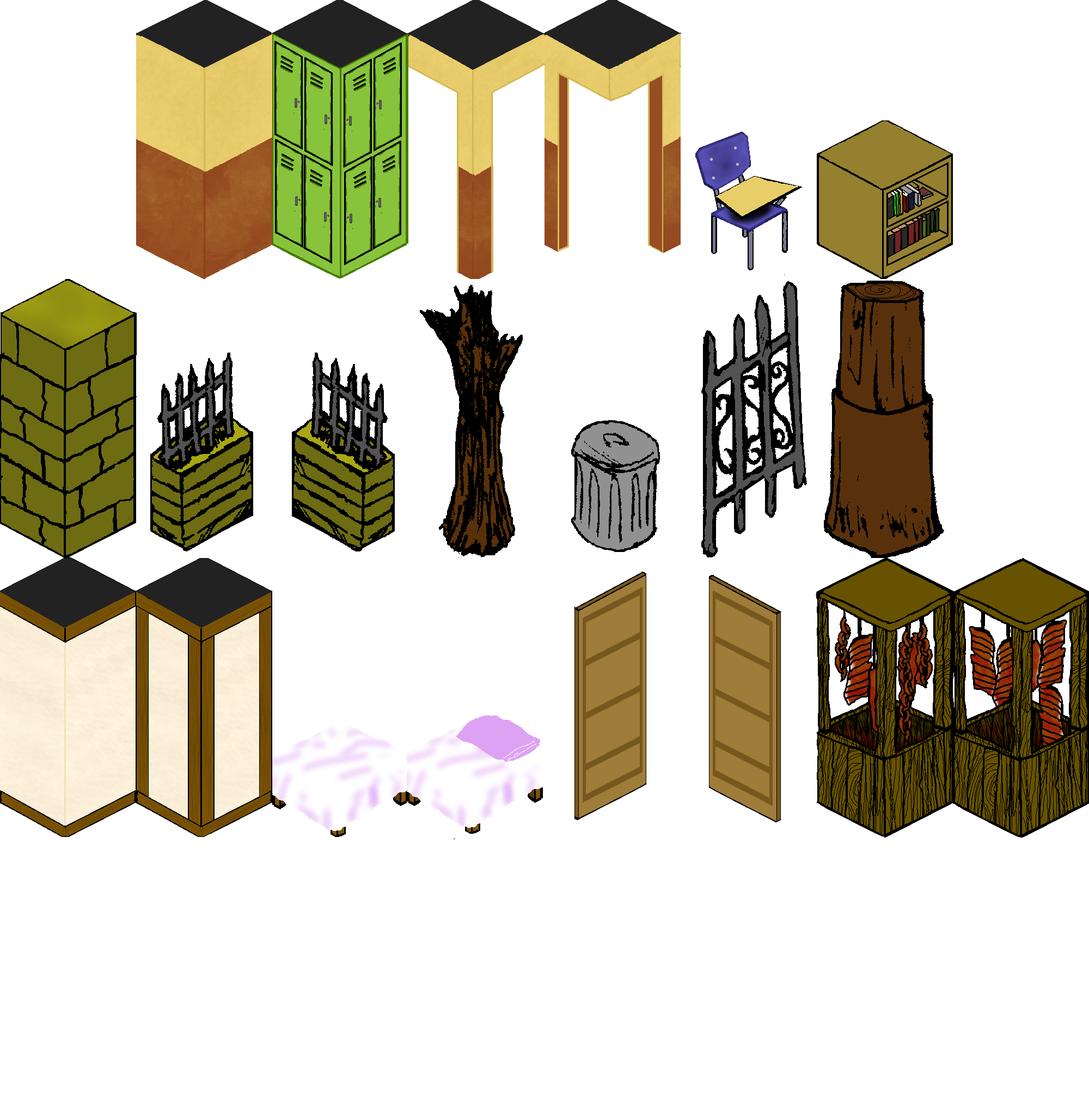
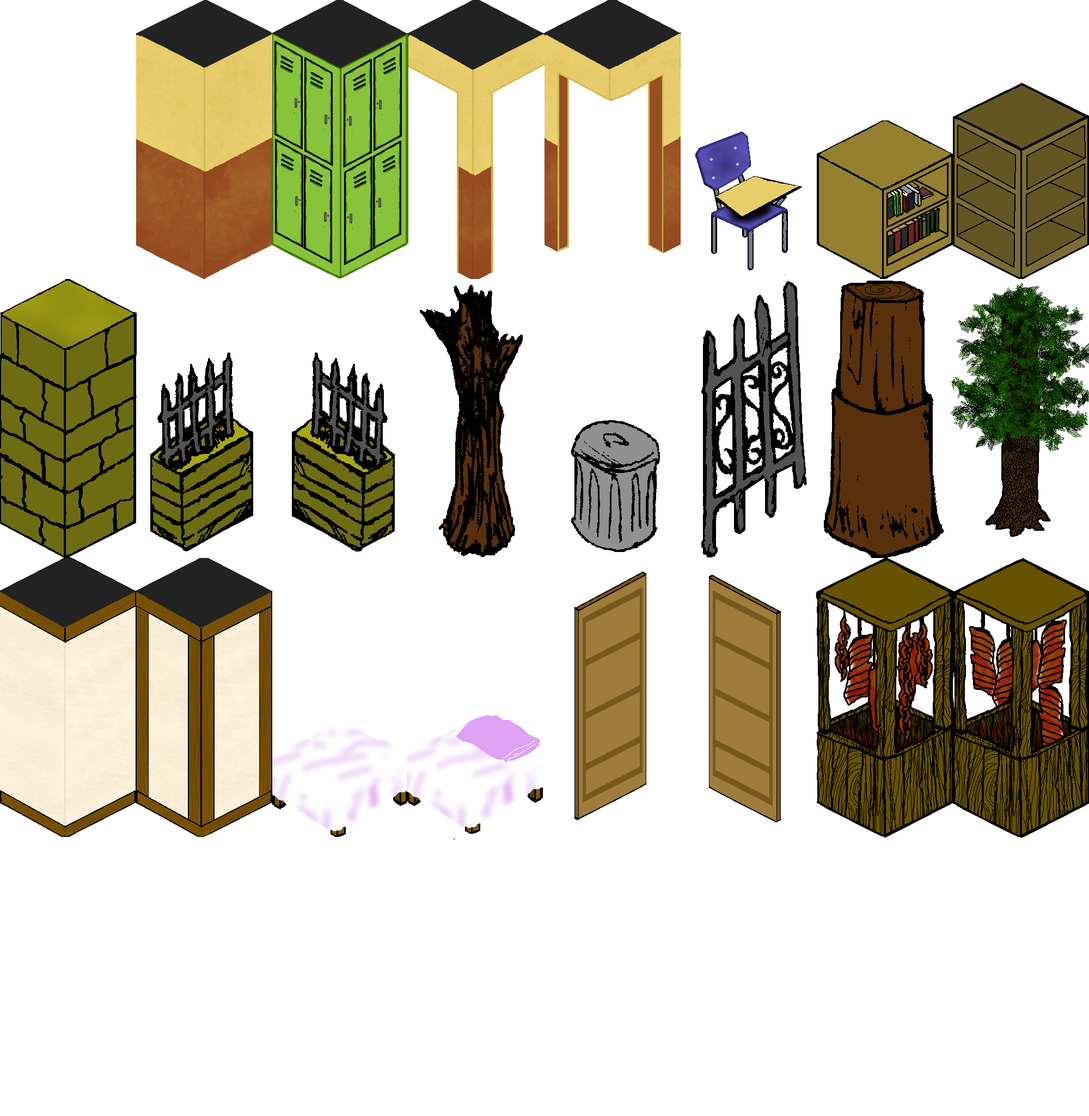
Comparing the layer stacks of the two 1089×1116 images. Changes:
painted on "walls250x512.png" over [951, 82, 1089, 537]
